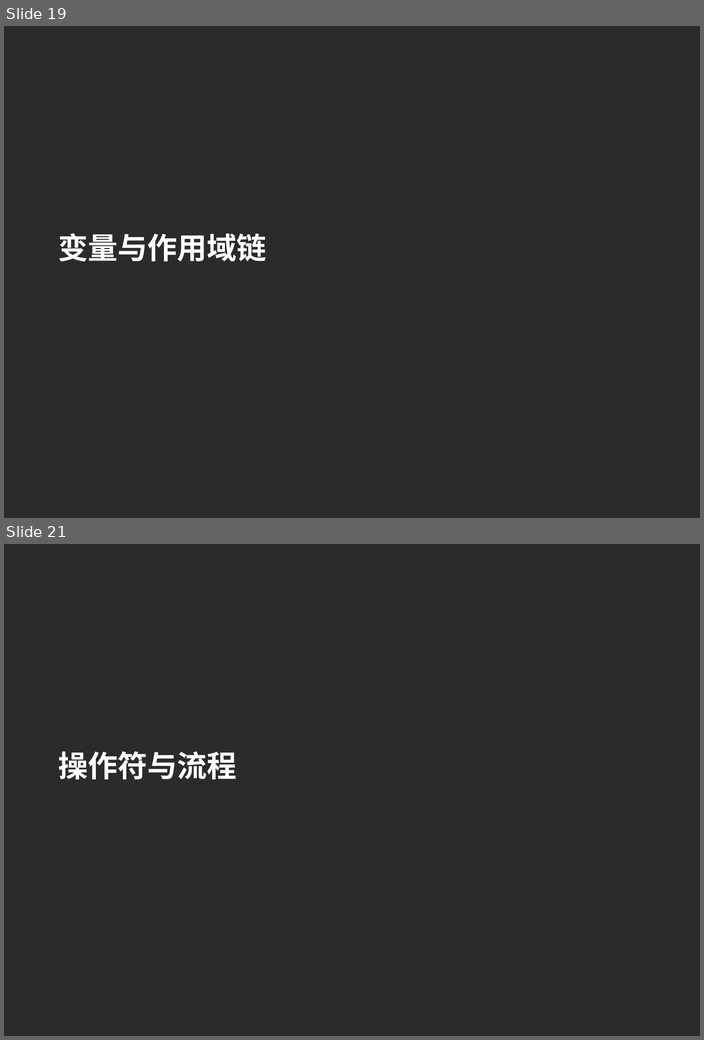
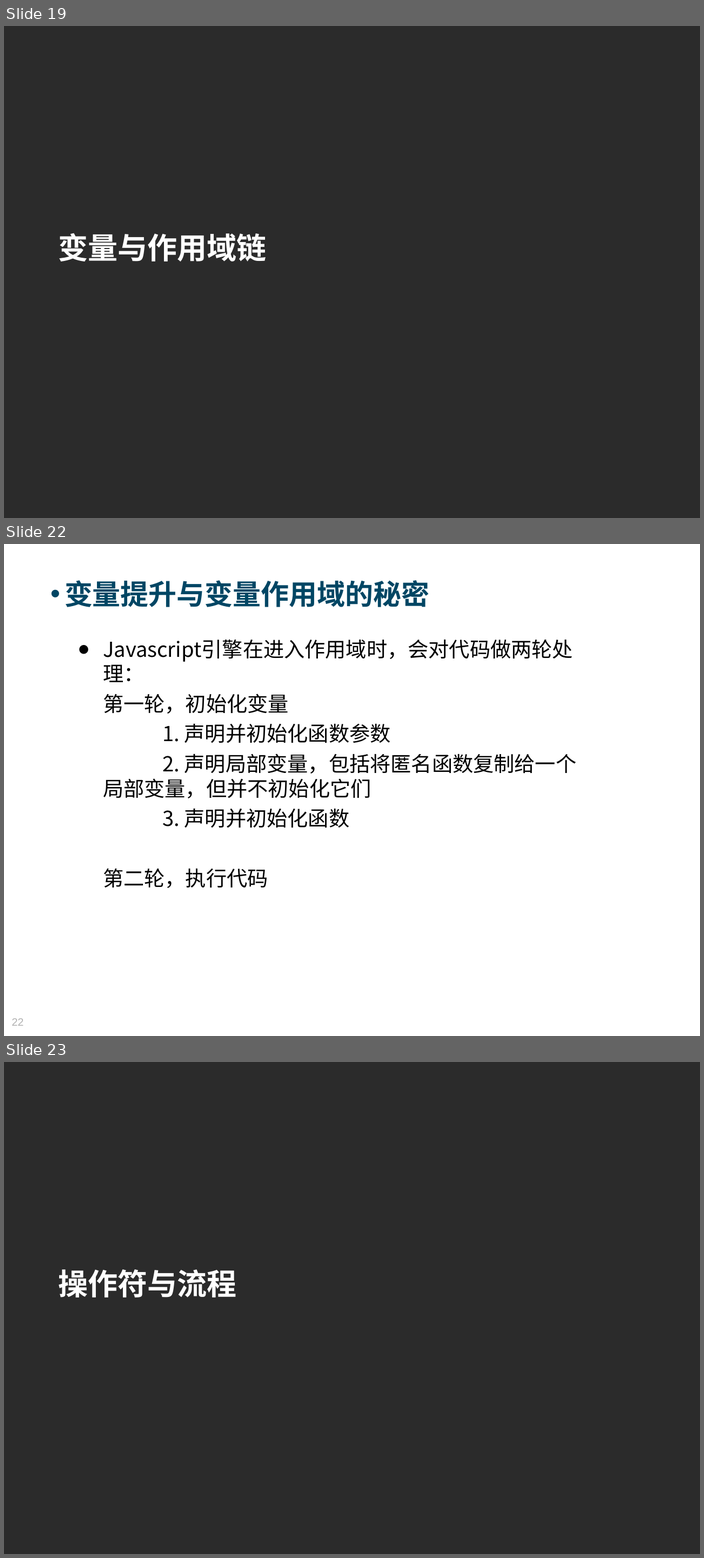
Before and after one commit to Moses824/Train-Javascript-Basic, a slide deck: Train_Javascript_Basic.ppt. Shown one above the other, each under a label of ours: slides 19 and 21 before the commit, slides 19, 22 and 23 after it; the slides between them are not shown. The pictures are 704x1040 and 704x1558 pixels, drawn with LibreOffice and Linux fonts; fonts in the diff are those of the drawing; background and template pictures are left out; a plain dark background stands for a picture behind light text. Boxes give left, top, right and bottom in pixels: in the first picture for what was removed or moved away, otherwise in the second. Text is boxed around its words. In the diff, an @@ line names an element or a change of style, - is before the commit and + after.

```diff
--- a/Train_Javascript_Basic.ppt
+++ b/Train_Javascript_Basic.ppt
@@ slide 22 added at <box>4,544,700,1036</box>, background picture (left out) @@
@@ text added at <box>64,580,429,607</box>, 34 pt, text #004664, bold @@
+• 变量提升与变量作用域的秘密
@@ text added at <box>103,640,576,888</box>, 25 pt, text #000000 @@
+● Javascript引擎在进入作用域时，会对代码做两轮处理：
+第一轮，初始化变量
+1. 声明并初始化函数参数
+2. 声明局部变量，包括将匿名函数复制给一个局部变量，但并不初始化它们
+3. 声明并初始化函数
+第二轮，执行代码
@@ page number added at <box>12,1018,23,1026</box>, 13 pt, text #B2B2B2 @@
+22
@@ what was slide 21 is now slide 23 @@
```
Also in this commit, not shown: 1 slide changed, 1 other slide added, 3 other files.
